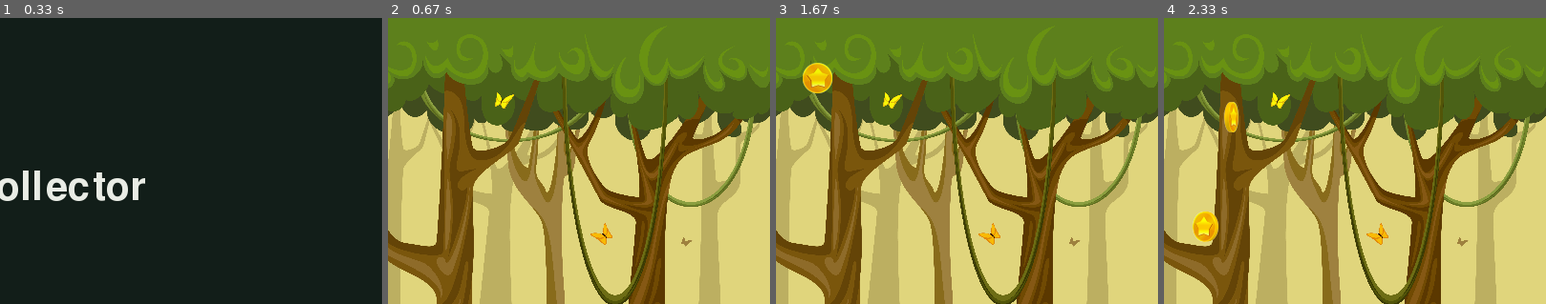
Above: before the commit, frames 1-4 (left to right).
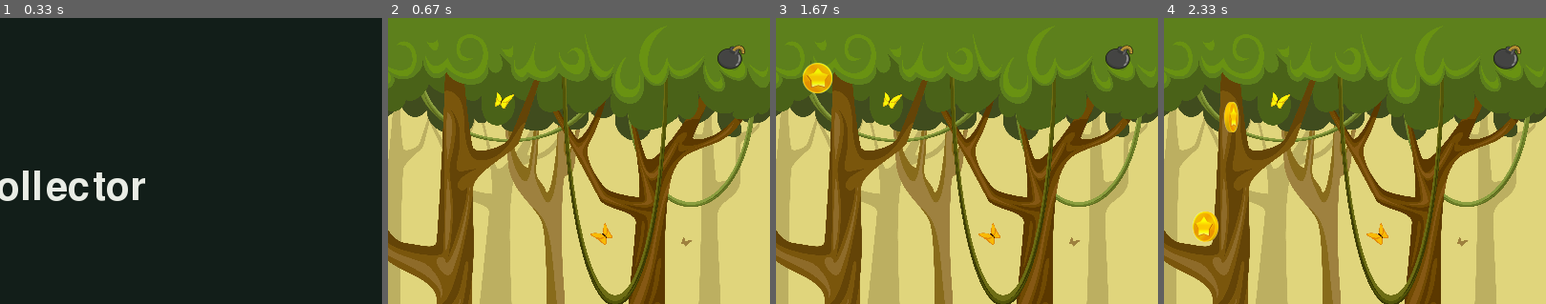
Above: after the commit, the same moments.

Repository: Rishabh-Chhangani/GUVI-Pygame-Game-Dev
Game: pygame game, started from dev.py
The game is run twice, just before and just after one commit, with the same random seed, the same clock (stepped at 60 frames per second) and the same inputs.
Inputs (mouse positions are % of the whole screen's width and height, from its top left):
- Up to frame 1 (0.33 s): no input
- Up to frame 2 (0.67 s): click (46, 54) at 0.38 s
- Up to frame 3 (1.67 s): tap F5 at 0.67 s; hold Right 1-1.47 s; hold Right from 1.5 s (still down)
- Up to frame 4 (2.33 s): release Right at 1.97 s; hold Left from 2 s (still down)
The pictures show only the part of the screen within x 50-100%, y 0-50%; the shares and areas given below are measured in that part.

Frame 1 is identical in both runs. In frame 2, 0.4% of the frame differs, in the area x 86-94%, y 9-18%; in frame 3, 0.4%; in frame 4, 0.4%.

Commit message:
feat(architecture): complete Phase 1 modular structure
Add the planned src/scenes/ and src/ui/ package directories
Add cached sound loading to AssetManager and clear it with the asset cache
Configure font selection through src/config.py, preserving the existing default font behavior

Diff:
--- a/src/asset_manager.py
+++ b/src/asset_manager.py
@@ -11,6 +11,7 @@
     def __init__(self, base_dir : Path | str = ASSETS_DIR):
         self.base_dir = Path(base_dir)
         self._image_cache: dict[tuple[object, ...], pygame.Surface | list[pygame.Surface]] = {}
+        self._sound_cache: dict[str, pygame.mixer.Sound] = {}
 
     def get_image(self, filename : str, size:tuple[int,int] |None, smooth :bool =False) -> pygame.Surface:
         """Loads and caches an image, optionally scaled to `size` (width, height)."""
@@ -75,6 +76,18 @@
         self._image_cache[key] = surfaces
         return surfaces
 
+    def get_sound(self, filename: str) -> pygame.mixer.Sound:
+        """Loads and caches a sound effect from the asset directory."""
+        if filename not in self._sound_cache:
+            filepath = self.base_dir / filename
+            if not filepath.exists():
+                raise FileNotFoundError(f"Asset not found: {filepath}")
+
+            self._sound_cache[filename] = pygame.mixer.Sound(str(filepath))
+
+        return self._sound_cache[filename]
+
     def clear_cache(self):
         """Clears cached assets."""
         self._image_cache.clear()
+        self._sound_cache.clear()
--- a/src/config.py
+++ b/src/config.py
@@ -39,9 +39,14 @@
 COIN_COUNT = 4  # Number of concurrent falling coins
 MAX_MISSED_COINS = 5
 
+# Bomb Settings
+BOMB_IMAGE_FILE = "bomb.png"
+BOMB_SIZE = (32, 32)
+
 # HUD Settings
 SCORE_FONT_SIZE = 28
 GAME_OVER_FONT_SIZE = 64
+FONT_FILE: str | None = None
 HUD_COLOR = (255, 255, 255)
 GAME_OVER_COLOR = (255, 70, 70)
 SCORE_POSITION = (20, 20)
--- /dev/null
+++ b/src/entities/bomb.py
@@ -0,0 +1,10 @@
+import pygame
+
+
+class BombSprite(pygame.sprite.Sprite):
+    """Static bomb image sprite; hazard behavior is not implemented."""
+
+    def __init__(self, image: pygame.Surface, x: int, y: int) -> None:
+        super().__init__()
+        self.image = image
+        self.rect = self.image.get_rect(topleft=(x, y))
--- a/src/game.py
+++ b/src/game.py
@@ -5,6 +5,7 @@
 from src.asset_manager import AssetManager
 import src.entities.player as player_module
 import src.entities.coin as coin_module
+import src.entities.bomb as bomb_module
 
 
 class Game:
@@ -40,10 +41,10 @@
         self.score = 0
         self.missed_coins = 0
         self.game_over = False
-        self.score_font = pygame.font.Font(None, config.SCORE_FONT_SIZE)
-        self.game_over_font = pygame.font.Font(None, config.GAME_OVER_FONT_SIZE)
-        self.menu_title_font = pygame.font.Font(None, config.MENU_TITLE_FONT_SIZE)
-        self.menu_button_font = pygame.font.Font(None, config.MENU_BUTTON_FONT_SIZE)
+        self.score_font = pygame.font.Font(config.FONT_FILE, config.SCORE_FONT_SIZE)
+        self.game_over_font = pygame.font.Font(config.FONT_FILE, config.GAME_OVER_FONT_SIZE)
+        self.menu_title_font = pygame.font.Font(config.FONT_FILE, config.MENU_TITLE_FONT_SIZE)
+        self.menu_button_font = pygame.font.Font(config.FONT_FILE, config.MENU_BUTTON_FONT_SIZE)
 
         # Menu UI
         self.play_button_rect = pygame.Rect(0, 0, config.MENU_BUTTON_WIDTH, config.MENU_BUTTON_HEIGHT)
@@ -94,6 +95,16 @@
         coin_frames = self.assets.get_proportional_animation(config.COIN_FRAME_NAMES, target_box=config.COIN_SIZE)
         self.coins_group: pygame.sprite.Group[coin_module.CoinSprite] = pygame.sprite.Group()
         self.all_sprites: pygame.sprite.Group[coin_module.CoinSprite] = pygame.sprite.Group()
+        bomb_image = self.assets.get_image(
+            config.BOMB_IMAGE_FILE,
+            size=config.BOMB_SIZE,
+            smooth=True,
+        )
+        self.bomb: bomb_module.BombSprite = bomb_module.BombSprite(
+            image=bomb_image,
+            x=max(0, self.width - config.BOMB_SIZE[0] - 24),
+            y=24,
+        )
 
         # Spawn initial coins staggered across screen
         for _ in range(config.COIN_COUNT):
@@ -365,6 +376,7 @@
 
         self.window.blit(self.bg_image, (0, 0))
         self.all_sprites.draw(self.window)
+        self.window.blit(self.bomb.image, self.bomb.rect)
         self.player.draw(self.window)
 
         score_surface = self.score_font.render(f"Score: {self.score}", True, config.HUD_COLOR)
--- /dev/null
+++ b/src/scenes/__init__.py
@@ -0,0 +1 @@
+"""Scene package reserved by the Phase 1 project structure."""
--- /dev/null
+++ b/src/ui/__init__.py
@@ -0,0 +1 @@
+"""UI package reserved by the Phase 1 project structure."""
Binary file added: assets/bomb.png
Not shown, added: docs/PROJECT_OVERVIEW.md
